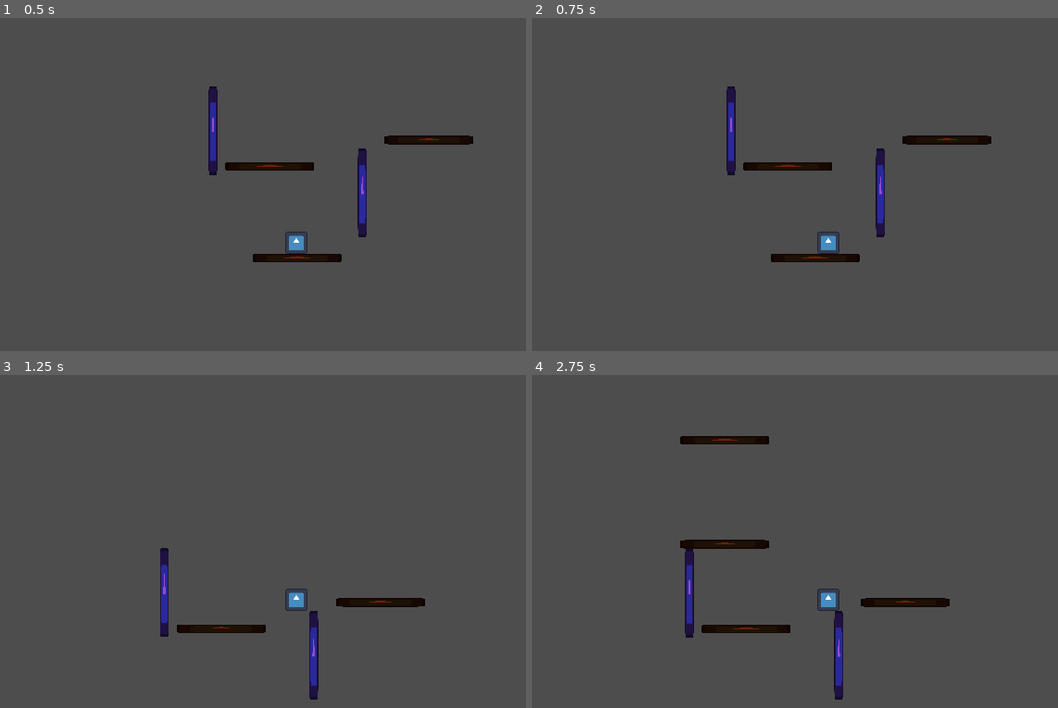
Above: before the commit, frames 1-4 (two rows, left to right).
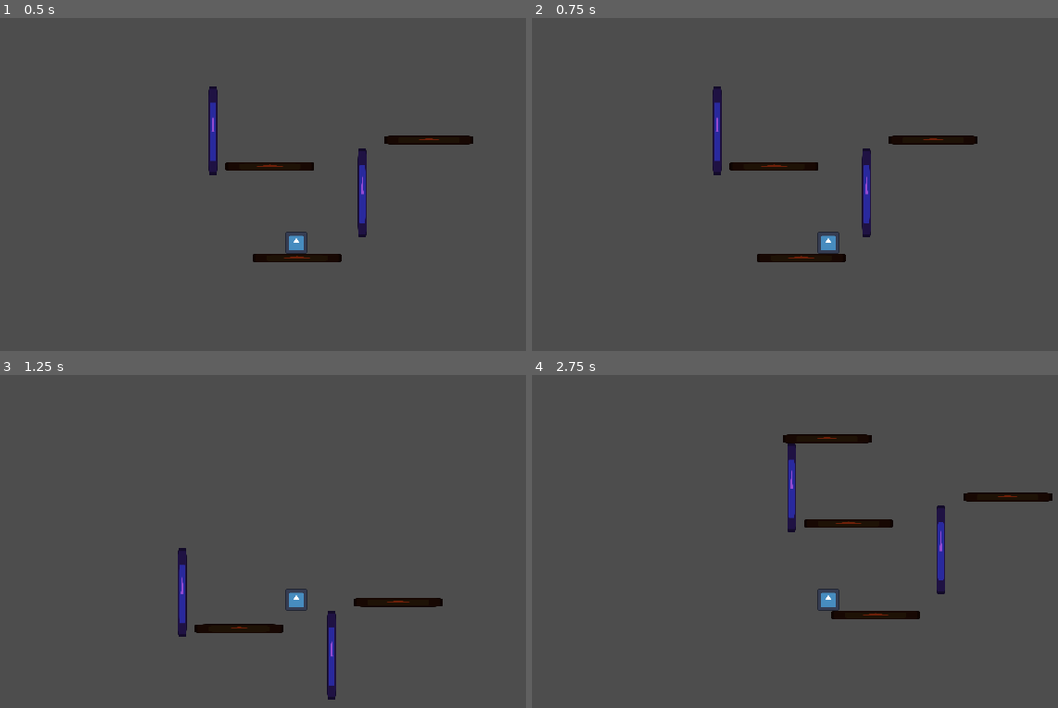
Above: after the commit, the same moments.

Repository: Paraross/tower-rush
Game: Godot game, scene res://main.tscn
Two runs of this game, one before a commit and one after it. Both use one fixed random seed, a clock stepped at 60 frames per second and the inputs below. The engine's default icon, where the game draws it, is replaced by a stand-in: a white triangle on a blue panel in a dark square.
Inputs:
- Up to frame 1 (0.5 s): no input
- Up to frame 2 (0.75 s): tap Enter at 0.5 s; hold D (move_right) from 0.53 s (still down)
- Up to frame 3 (1.25 s): keep holding D (move_right); tap Space (jump) at 0.77 s
- Up to frame 4 (2.75 s): tap Space (jump) at 1.52 s; release D (move_right) at 2.03 s; hold A (move_left) from 2.03 s (still down)

Frame 1 is identical in both runs. In frame 2, 2.3% of the frame differs, in the area x 34-88%, y 20-74%; in frame 3, 2.2%; in frame 4, 5.3%, in the area x 28-99%, y 17-98%.

Commit message:
Double player move speed

Diff:
--- a/player.gd
+++ b/player.gd
@@ -5,7 +5,7 @@
 
 @export var gravity_acceleration: float = 1000.0
 @export var jump_impulse: float = 550.0
-@export var horizontal_move_speed: float = 100.0
+@export var horizontal_move_speed: float = 200.0
 
 var target_velocity: Vector2 = Vector2.ZERO
 var reach_count: int = 0
